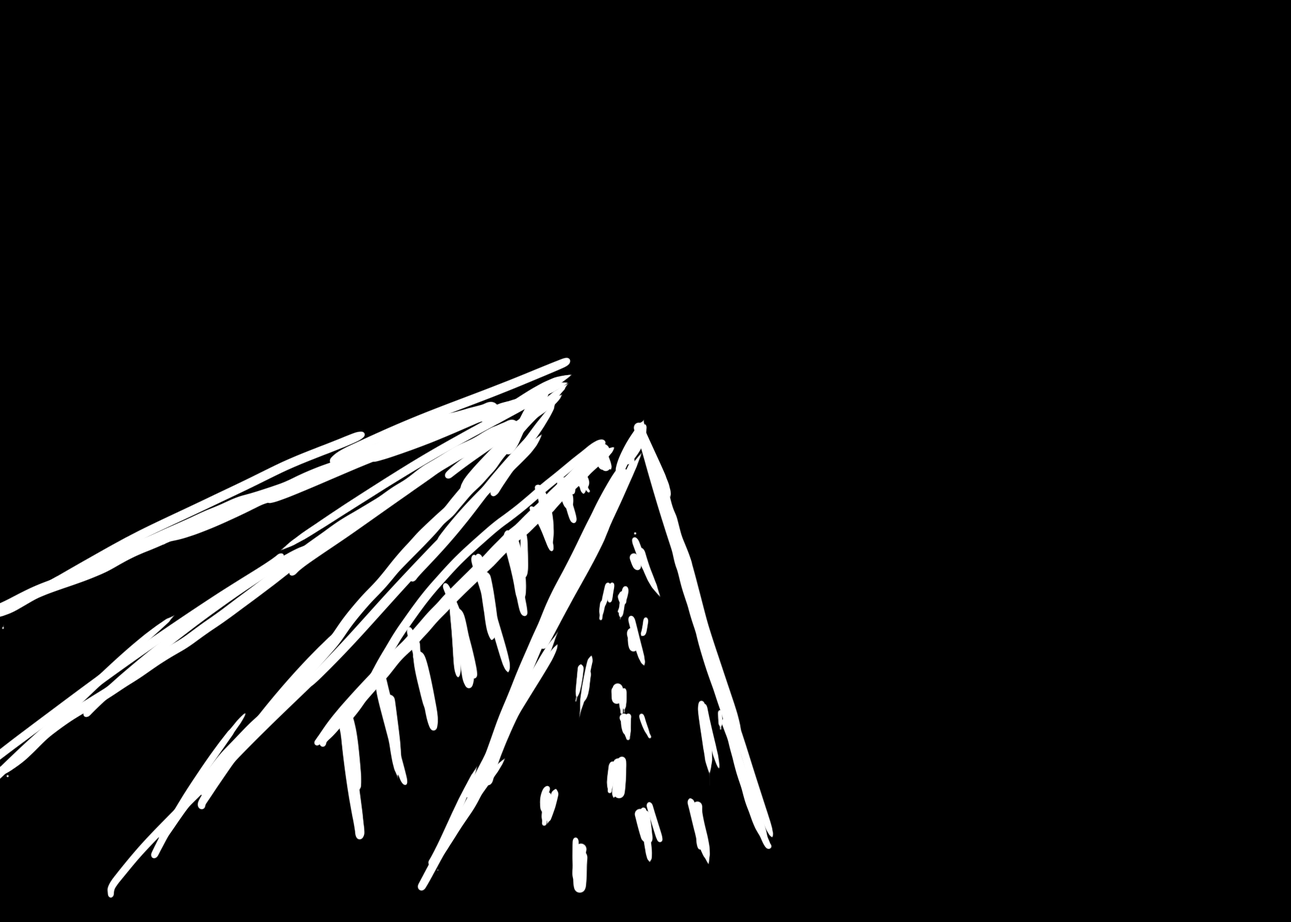
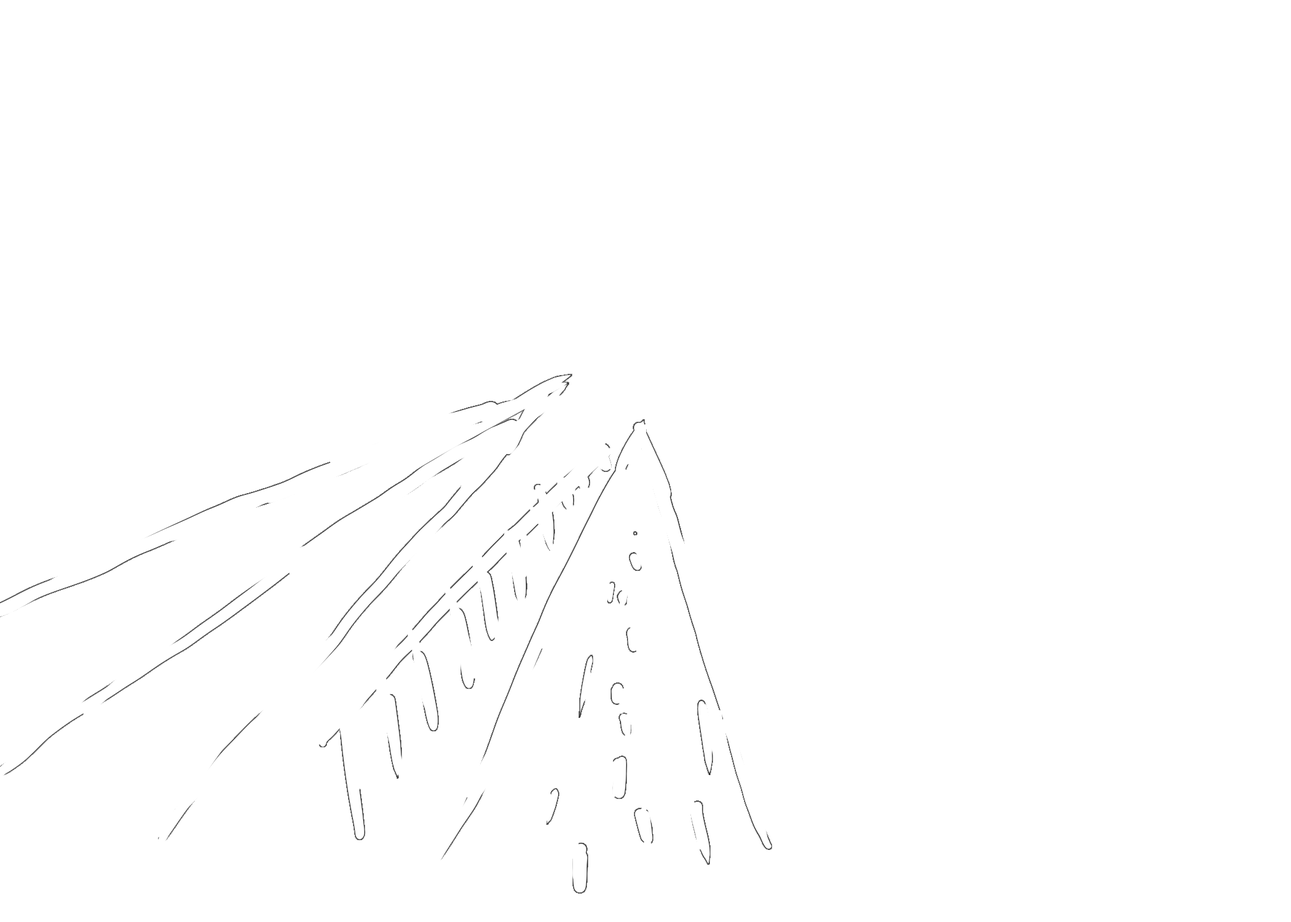
Layers edited between the first and the second 1291x922 image:
renamed "Layer 0" to "Layer 4", painted on it over (x1=0, y1=0, x2=1291, y2=922)
